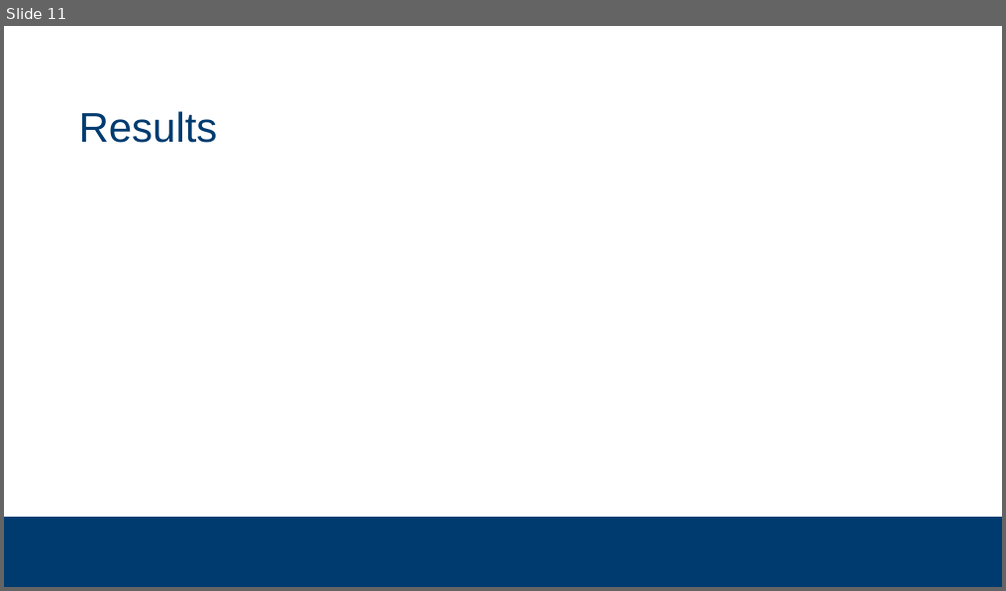
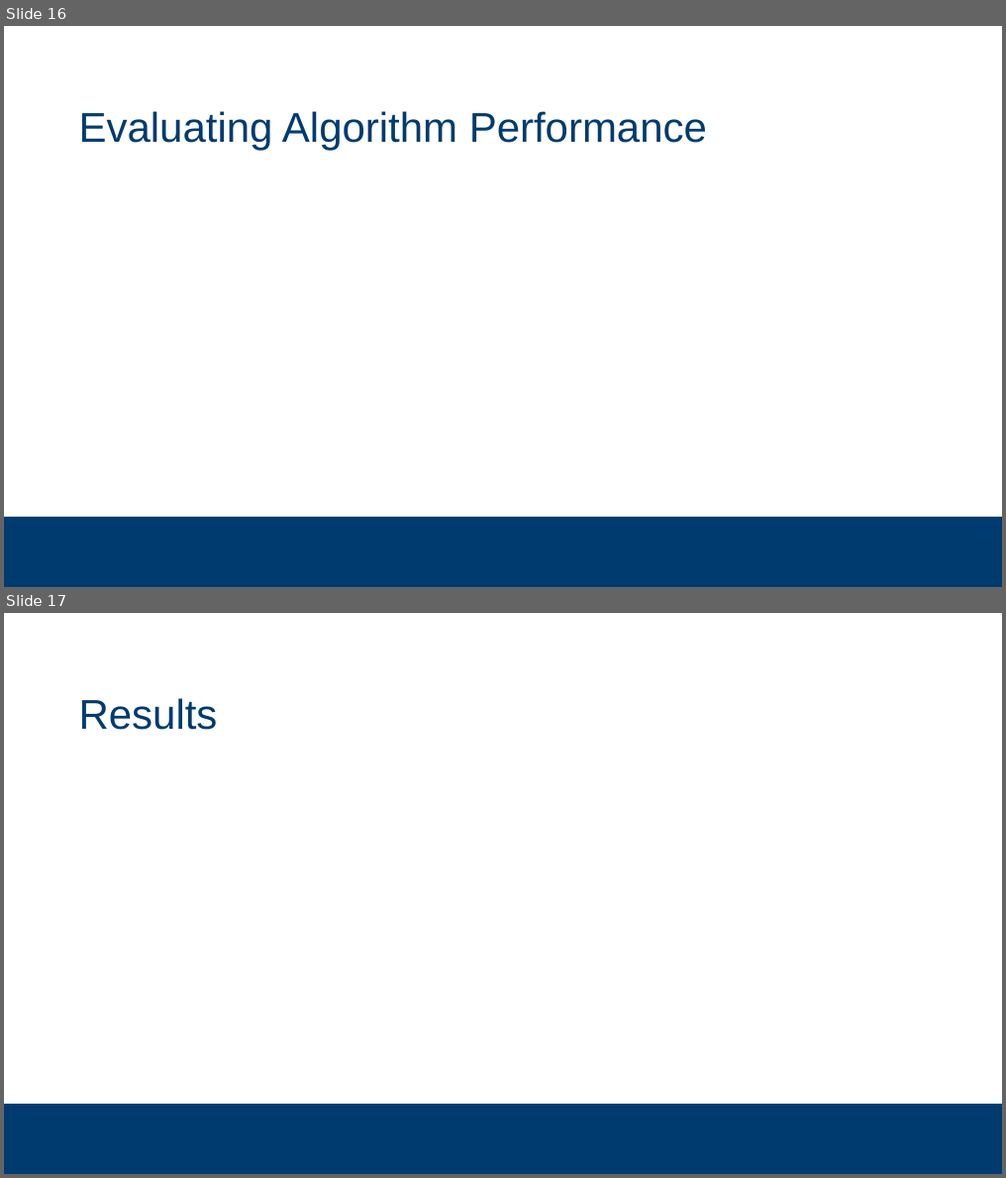
Before and after one commit to subsystem3/project, a slide deck: Final-Project-Team-2.pptx. Shown one above the other, each under a label of ours: slide 11 before the commit, slides 16 and 17 after it. The pictures are 1006x591 and 1006x1178 pixels, drawn with LibreOffice and Linux fonts; fonts in the diff are those of the drawing; background and template pictures are left out. Boxes give left, top, right and bottom in pixels: in the first picture for what was removed or moved away, otherwise in the second. Text is boxed around its words. In the diff, an @@ line names an element or a change of style, - is before the commit and + after.

```diff
--- a/Final-Project-Team-2.pptx
+++ b/Final-Project-Team-2.pptx
@@ slide 16 added at box(4, 26, 1002, 587), background #FFFFFF; not listed: 1 template element that a slide beside it also shows @@
@@ title added at box(79, 111, 707, 151), 40 pt, text #003B70 @@
+Evaluating Algorithm Performance
@@ what was slide 11 is now slide 17 @@
```
Also in this commit, not shown: 8 slides changed, 9 other slides added, 4 slides removed.
